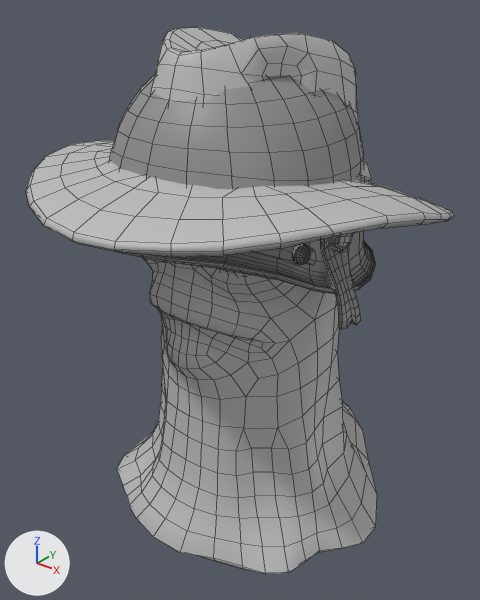
Two versions of the FBX model muckery/Assets/Models/Player/Mackey/Mackey_Model.fbx, one commit apart.
Both versions are drawn from a camera (50 mm lens) standing at (0.469, -0.605, 0.657) and looking at (0.0, -0.019, 0.293). Every picture has the same lights, and +X, +Y and +Z are marked at lower left. The older version comes first. Mesh edges are drawn as thin lines. Where no turn or scale is listed for an object, it has been applied to the vertices.

The first picture shows 'HAT_MainHat', 'HAT_MilitaryHelmet', 'Muckery_Mack_geo'.
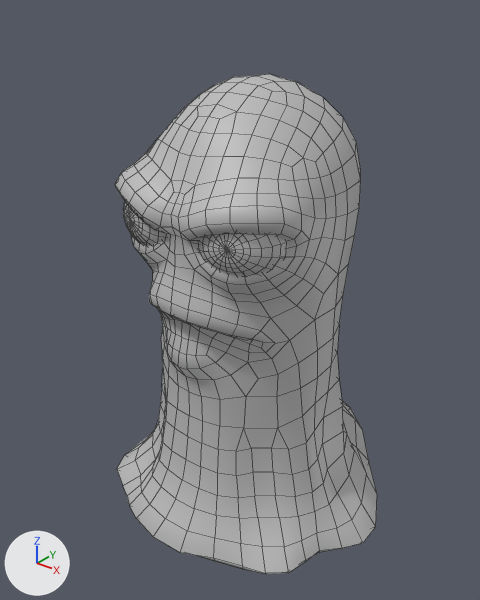
Where the newer file only moved an object's origin or applied its transform, the numbers keep the older frame.

Pixel boxes (x1, y1, x2, y2) of what changed, in the pictures (480 x 600 px):
'HAT_MainHat', deleted: before (26, 27, 454, 257)
'HAT_MilitaryHelmet', deleted: before (109, 74, 375, 329)

What the commit changed:
Object 'HAT_MilitaryHelmet' (ob_hat_militaryhelmet) is deleted.
Object 'HAT_MainHat' (ob_hat_mainhat) is deleted.
